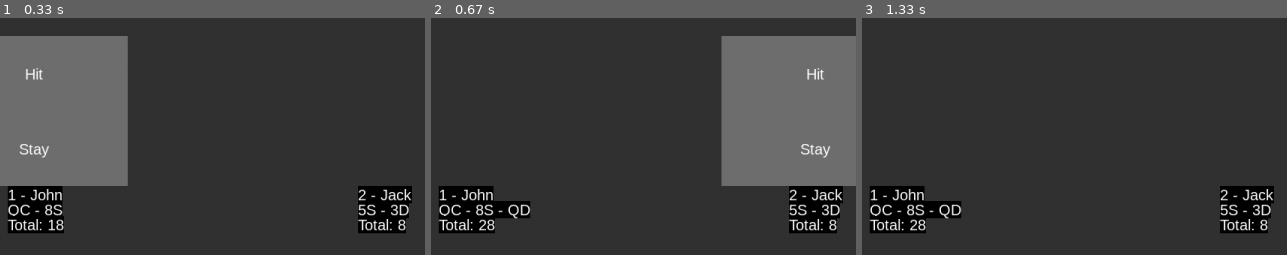
Above: before the commit, frames 1-3 (left to right).
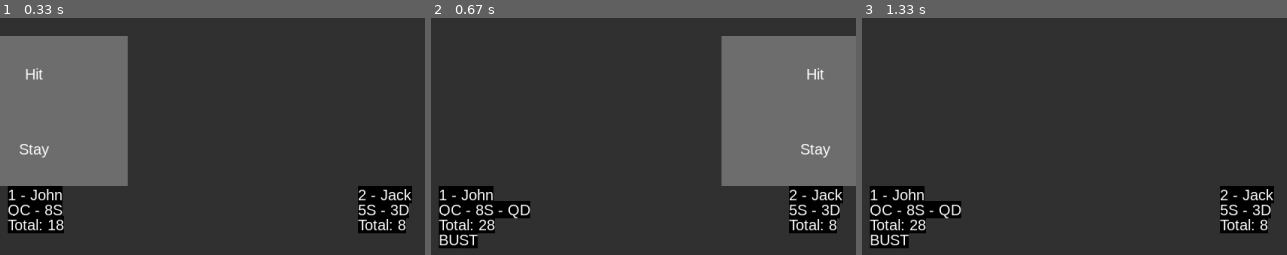
Above: after the commit, the same moments.

Repository: ekoret/blackjack-py
Game: pygame game, started from main.py
The game is run twice, just before and just after one commit, with the same random seed, the same clock (stepped at 60 frames per second) and the same inputs.
Inputs (mouse positions are % of the whole screen's width and height, from its top left):
- Up to frame 1 (0.33 s): no input
- Up to frame 2 (0.67 s): click "Hit" at 0.38 s
- Up to frame 3 (1.33 s): click (60, 82) at 0.72 s
The pictures show only the part of the screen within x 8-58%, y 50-100%; the shares and areas given below are measured in that part.

Frame 1 is identical in both runs. In frame 2, 0.5% of the frame differs, in the area x 1-12%, y 90-98%; in frame 3, 0.5%.

Commit message:
refactor draw_name_hand, add lost property, game shows bust on over 21

Diff:
--- a/game.py
+++ b/game.py
@@ -90,6 +90,7 @@
         while (True):
             current_player = self.players[self.current_player_turn]
             if (current_player.get_hand_total() > 21):
+                current_player.lost = True
                 self.current_player_turn += 1
                 continue
 
--- a/player.py
+++ b/player.py
@@ -14,6 +14,7 @@
         self.cards_played = []
         self.x = -1
         self.y = game.settings.screen_height - 200
+        self.lost = False
 
     def __str__(self):
         return f"Player({self.name})"
@@ -25,16 +26,22 @@
         Returns:
             None
         """
-        self.draw_name_hand()
+        self.draw_player_labels()
 
-    def draw_name_hand(self):
-        label = GameText(self.name)
-        hand = GameText(self.get_hand())
-        total = GameText(f"Total: {self.get_hand_total()}")
+    def draw_player_labels(self):
+        text_list = [
+            GameText(self.name),
+            GameText(self.get_hand()),
+            GameText(f"Total: {self.get_hand_total()}"),
+        ]
 
-        label.draw(self.game.screen, self.x, self.y)
-        hand.draw(self.game.screen, self.x, self.y + 20)
-        total.draw(self.game.screen, self.x, self.y + 40)
+        bust_label = GameText("BUST")
+
+        for i, text in enumerate(text_list):
+            text.draw(self.game.screen, self.x, self.y + (20 * i))
+
+        if (self.lost):
+            bust_label.draw(self.game.screen, self.x, self.y + (20 * 3))
 
     def add_card(self, card):
         """
